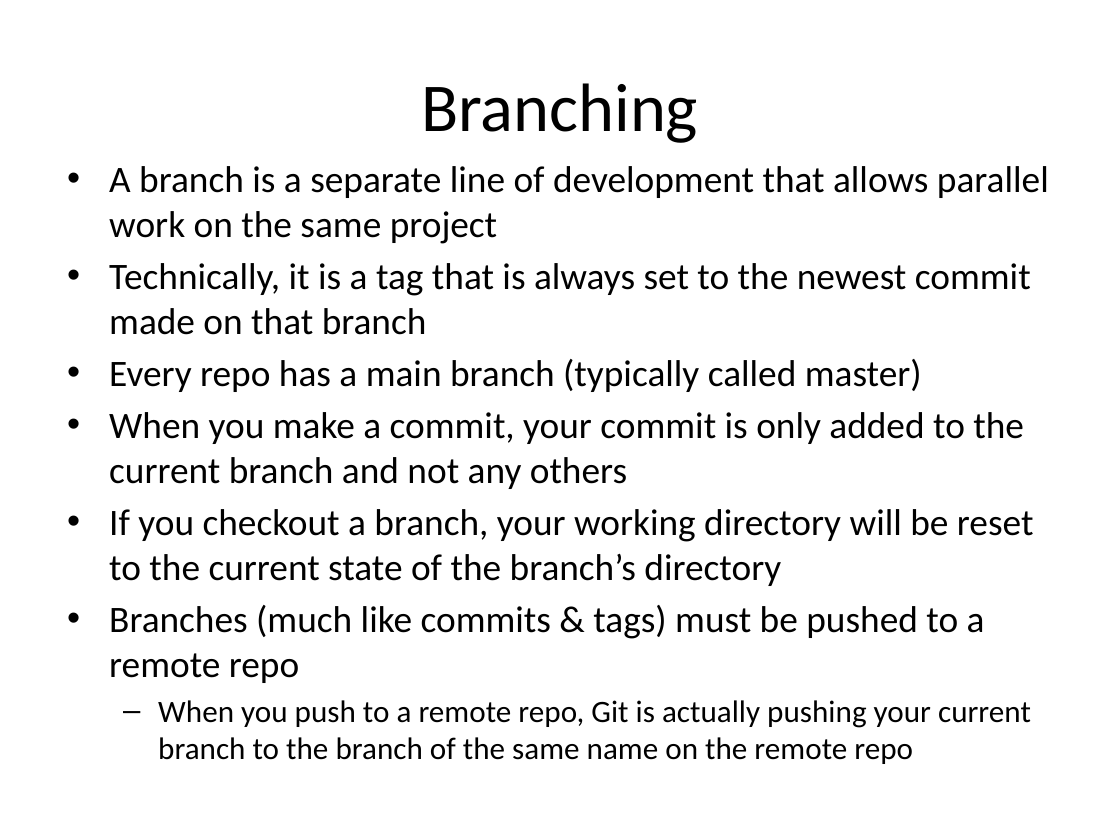
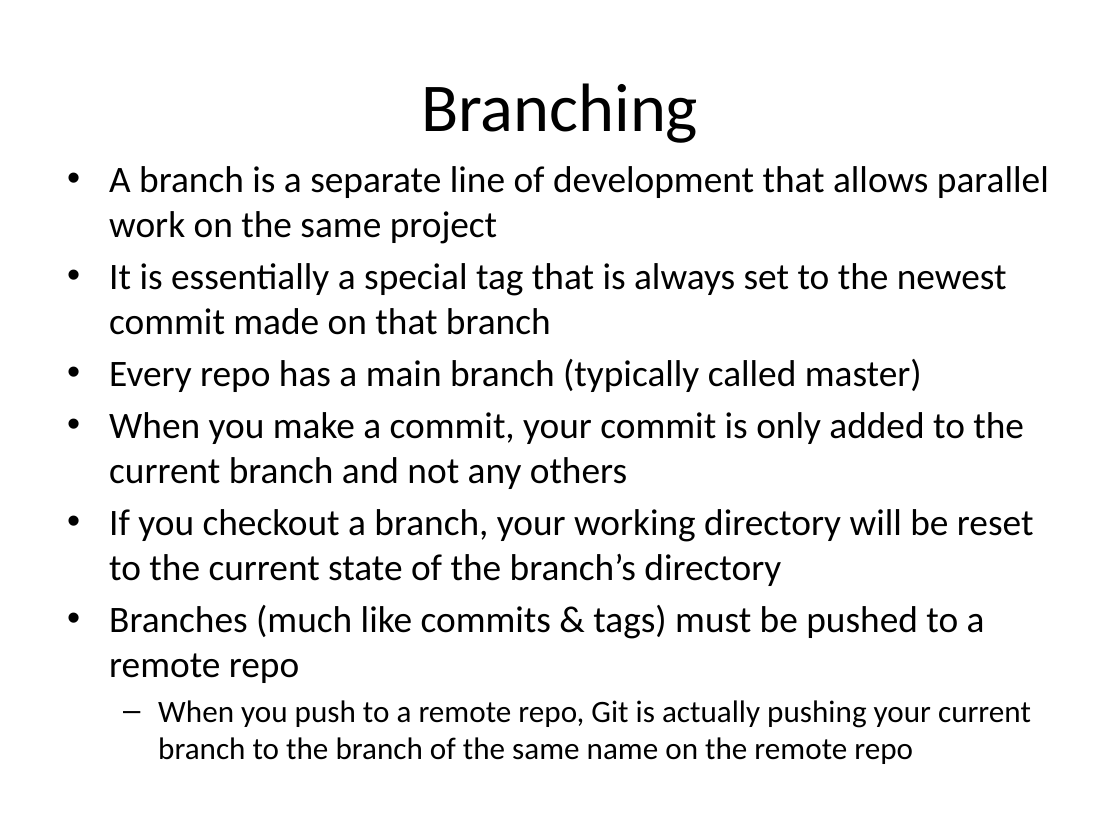
Before and after one commit to FRC4186/frc-software, a slide deck: slide 8 of Documents/GitHub_Guide_2013.pptx. Drawn at 1120x840 pixels with LibreOffice and Linux fonts; fonts in the diff are those of the drawing. Boxes give left, top, right and bottom in pixels: in the first picture for what was removed or moved away, otherwise in the second. Text is boxed around its words. In the diff, an @@ line names an element or a change of style, - is before the commit and + after.

```diff
--- a/Documents/GitHub_Guide_2013.pptx
+++ b/Documents/GitHub_Guide_2013.pptx
@@ text at [109, 263, 1007, 335]: text changed @@
-• Technically, it is a tag that is always set to the newest commit made on that branch
+• It is essentially a special tag that is always set to the newest commit made on that branch
```
Also in this commit, not shown: 5 other slides changed.
